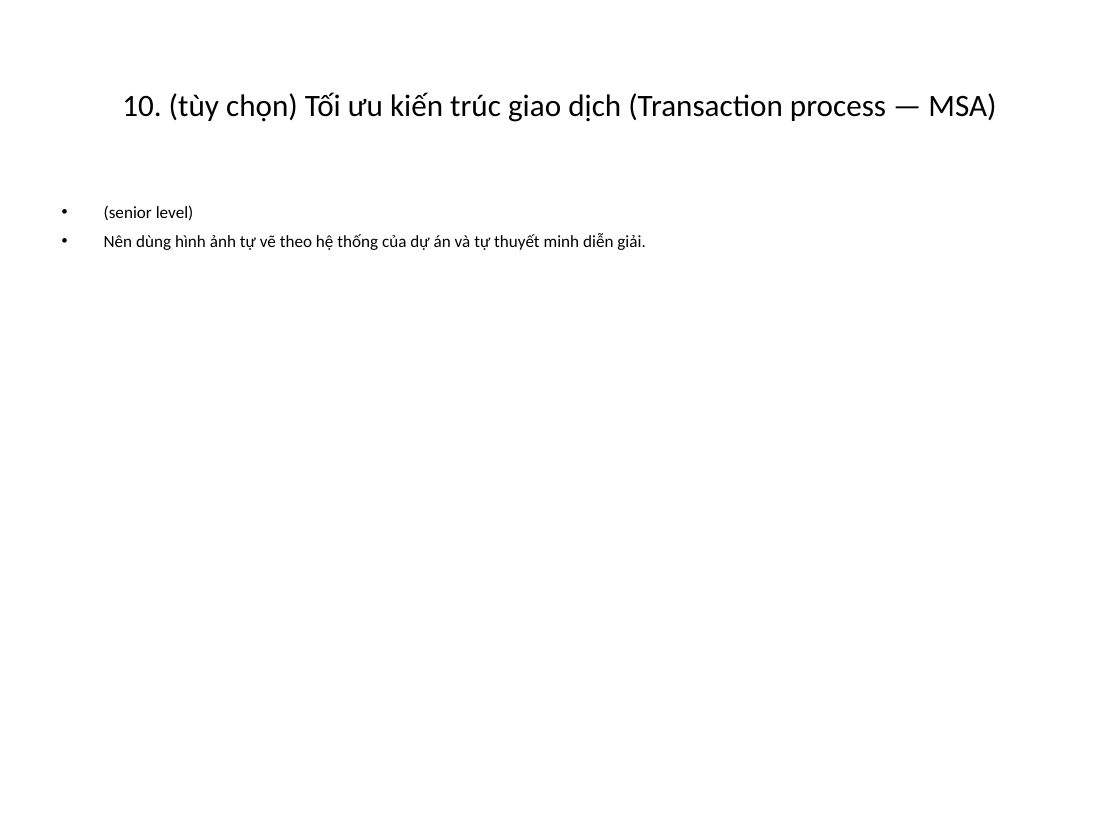
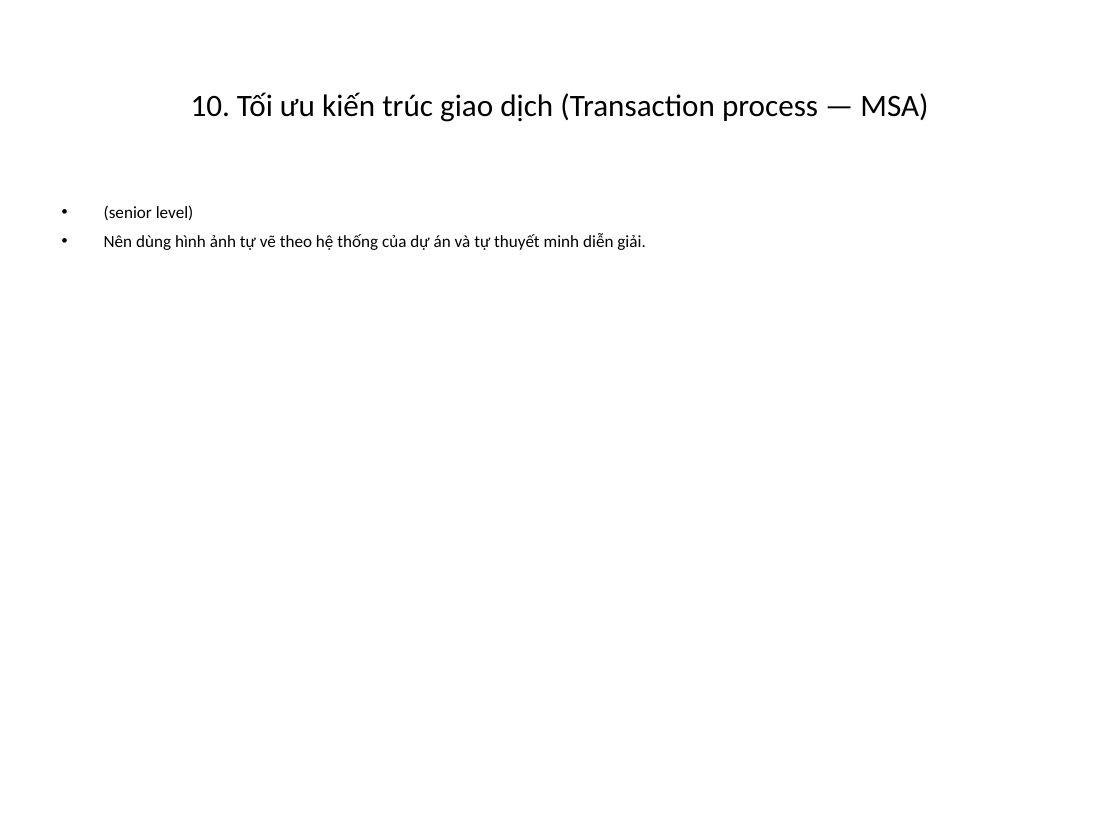
Before and after one commit to foxxiee04/Cab-Booking-System-Project, a slide deck: slide 31 of docs/Thesis-FoxGo-BaoCao.pptx (slide 30 before the commit). Drawn at 1120x840 pixels with LibreOffice and Linux fonts; fonts in the diff are those of the drawing. Boxes give left, top, right and bottom in pixels: in the first picture for what was removed or moved away, otherwise in the second. Text is boxed around its words. In the diff, an @@ line names an element or a change of style, - is before the commit and + after.

```diff
--- a/docs/Thesis-FoxGo-BaoCao.pptx
+++ b/docs/Thesis-FoxGo-BaoCao.pptx
@@ title at box(191, 92, 928, 122): text changed @@
-10. (tùy chọn) Tối ưu kiến trúc giao dịch (Transaction process — MSA)
+10. Tối ưu kiến trúc giao dịch (Transaction process — MSA)
```
Also in this commit, not shown: 13 other slides changed, 2 slides added, 2 slides removed, 7 other files.
